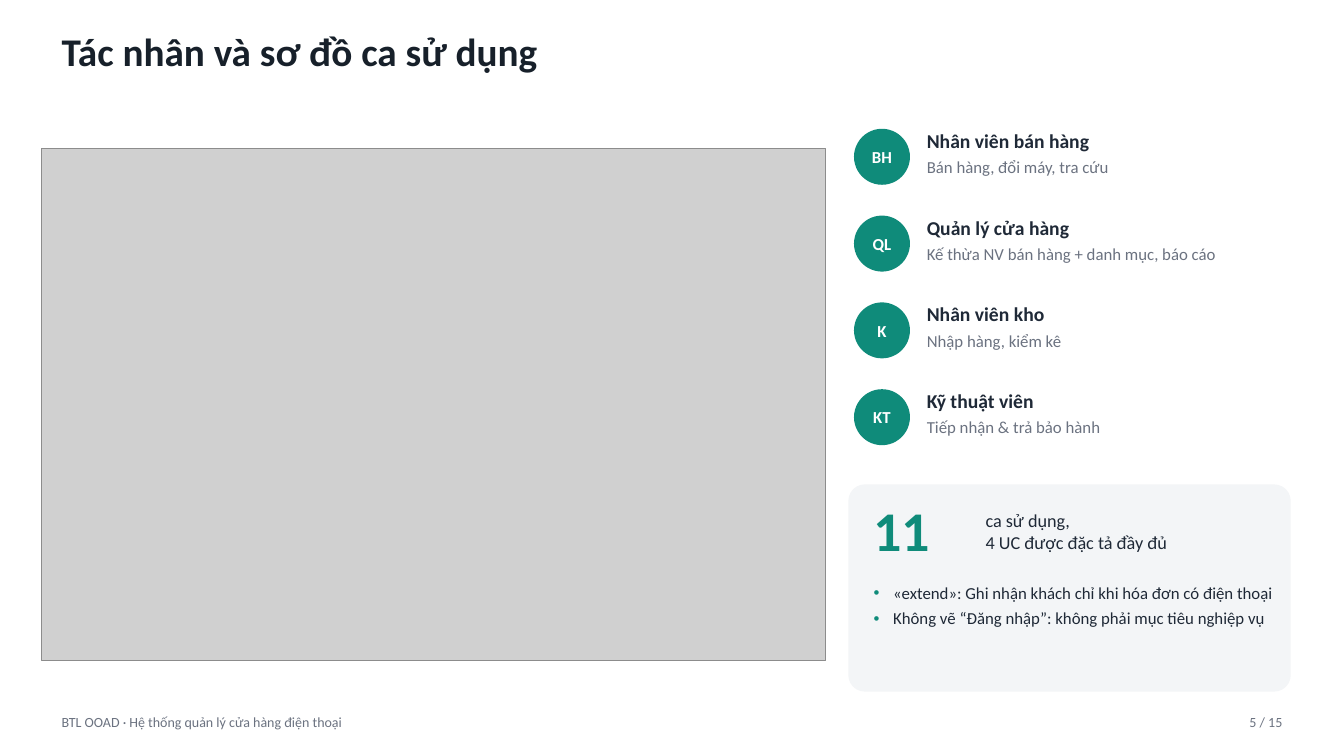
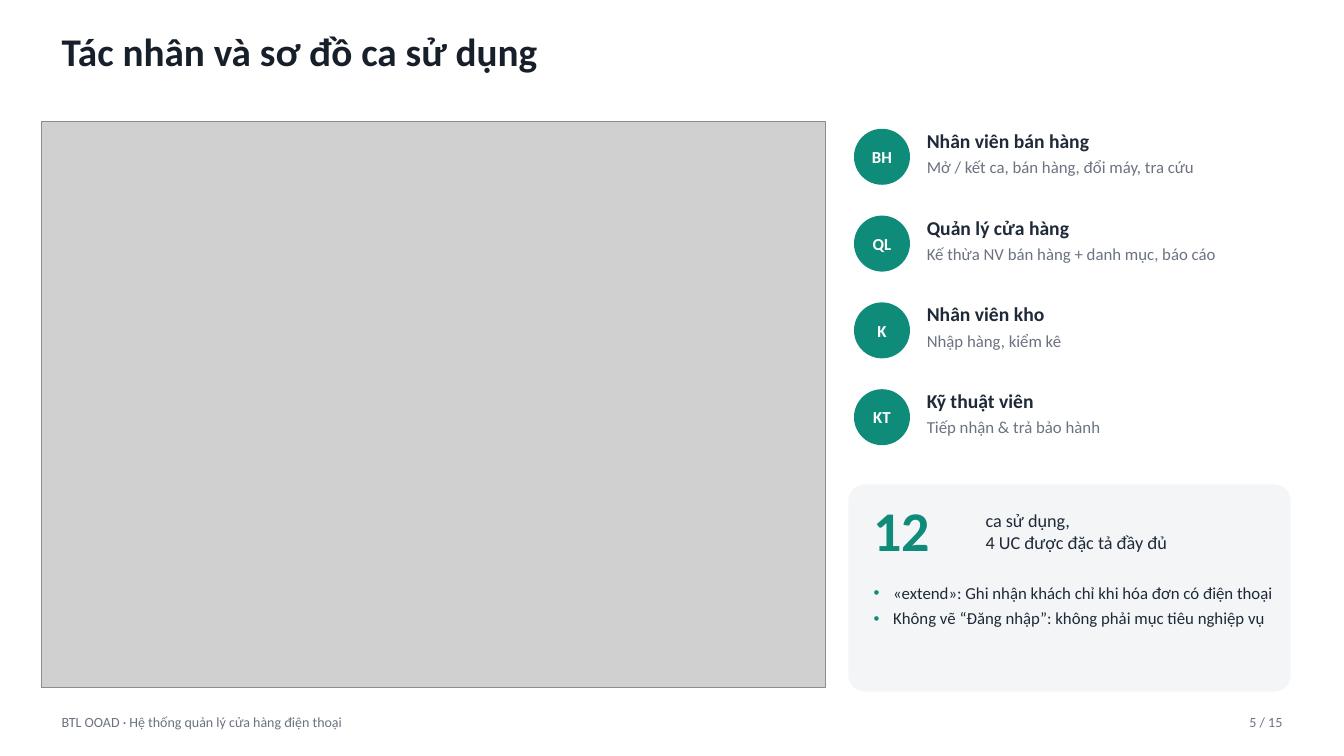
Before and after one commit to trungkien1407/OOP, a slide deck: slide 5 of Slide_ThuyetTrinh_15phut.pptx. Drawn at 1344x756 pixels with LibreOffice and Linux fonts; fonts in the diff are those of the drawing; grey boxes stand for pictures. Boxes give left, top, right and bottom in pixels: in the first picture for what was removed or moved away, otherwise in the second. Text is boxed around its words. In the diff, an @@ line names an element or a change of style, - is before the commit and + after.

```diff
--- a/Slide_ThuyetTrinh_15phut.pptx
+++ b/Slide_ThuyetTrinh_15phut.pptx
@@ picture: place and size @@
-picture at <box>42,148,827,660</box>
+picture at <box>42,121,827,688</box>
@@ text at <box>927,160,1194,176</box>: text changed @@
-Bán hàng, đổi máy, tra cứu
+Mở / kết ca, bán hàng, đổi máy, tra cứu
@@ text at <box>874,514,931,551</box>: text changed @@
-11
+12
```
Also in this commit, not shown: 7 other slides changed, 25 other files.
